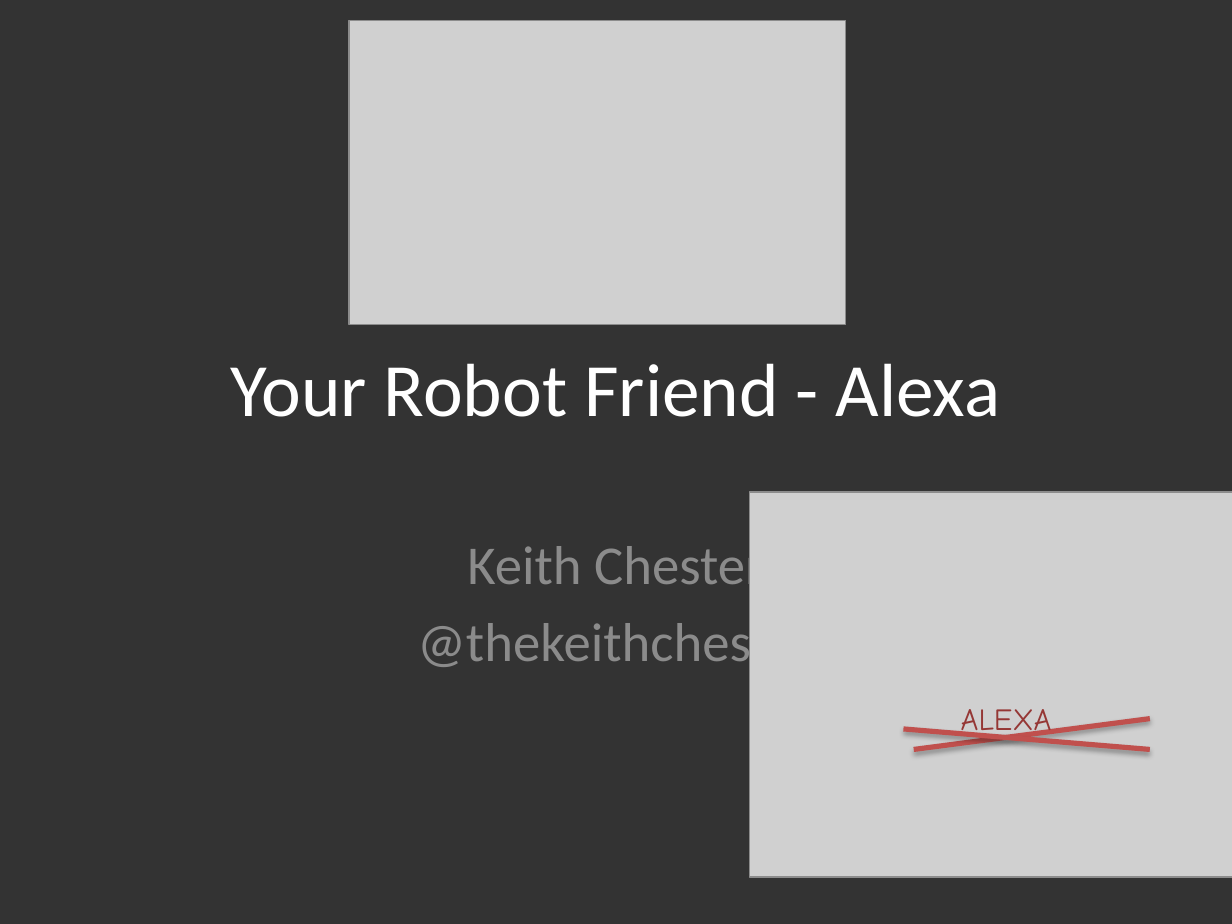
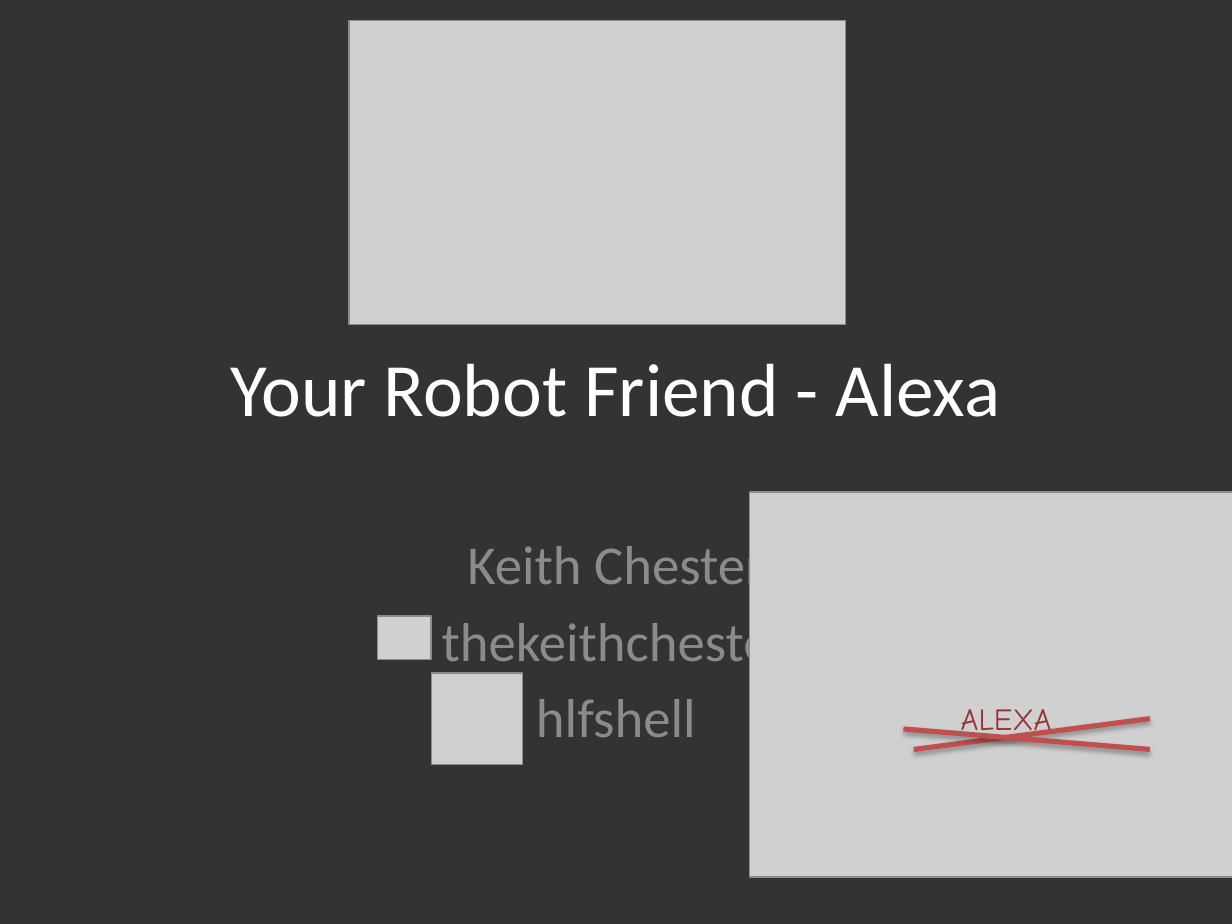
Before and after one commit to hlfshell/My-Robot-Friend---Alexa, a slide deck: slide 1 of My Robot Friend - Alexa.js.pptx. Drawn at 1232x924 pixels with LibreOffice and Linux fonts; fonts in the diff are those of the drawing; grey boxes stand for pictures. Boxes give left, top, right and bottom in pixels: in the first picture for what was removed or moved away, otherwise in the second. Text is boxed around its words. In the diff, an @@ line names an element or a change of style, - is before the commit and + after.

Commit message:
fix: Added github to title slide

```diff
--- a/My Robot Friend - Alexa.js.pptx
+++ b/My Robot Friend - Alexa.js.pptx
@@ picture added at bbox=[378, 616, 431, 659] @@
@@ subtitle at bbox=[442, 615, 790, 737]: text changed @@
-@thekeithchester
+thekeithchester
+hlfshell
@@ picture added at bbox=[431, 673, 522, 764] @@
```
